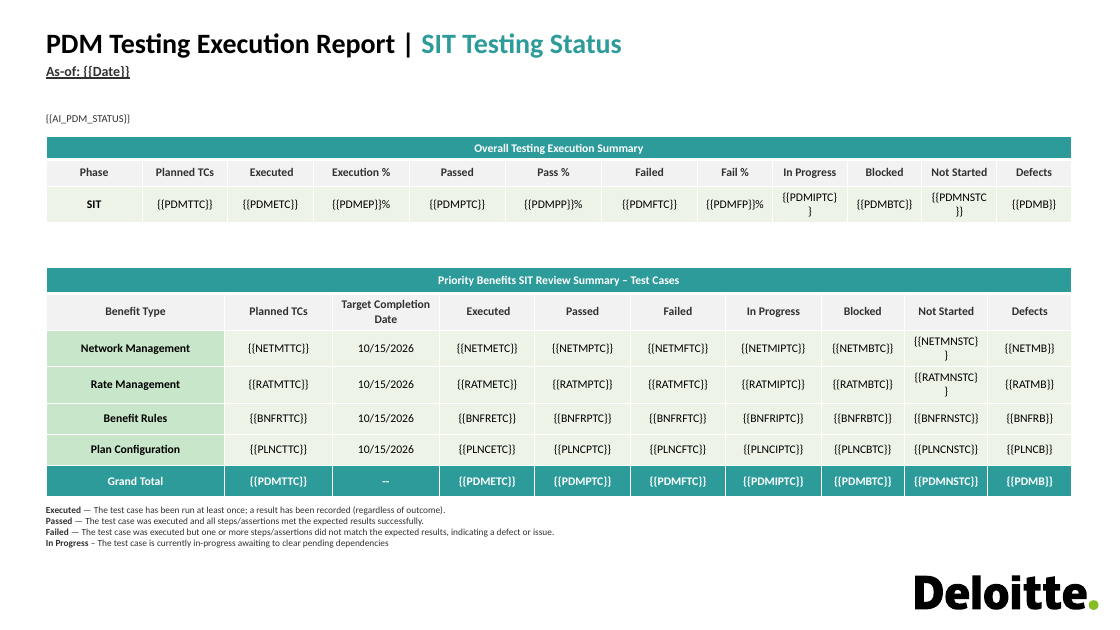
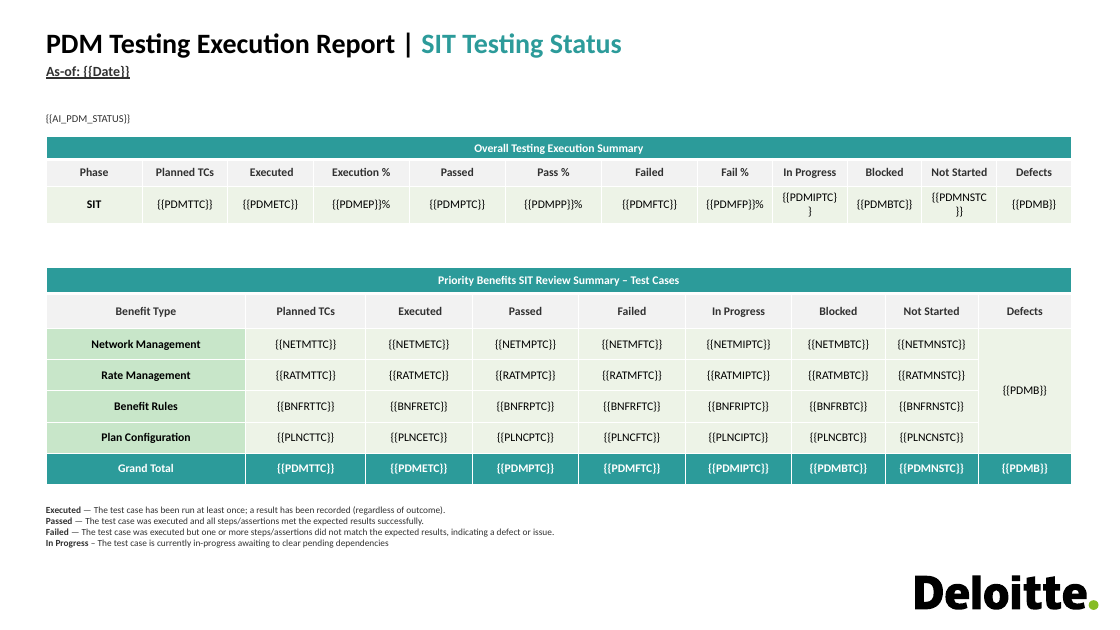
Before and after one commit to sgandhi3/Project-Management-Reporting, a slide deck: slide 3 of temp2.pptx. Drawn at 1120x630 pixels with LibreOffice and Linux fonts; fonts in the diff are those of the drawing. Boxes give left, top, right and bottom in pixels: in the first picture for what was removed or moved away, otherwise in the second. Text is boxed around its words. In the diff, an @@ line names an element or a change of style, - is before the commit and + after.

```diff
--- a/temp2.pptx
+++ b/temp2.pptx
@@ table at (46,268,1073,485) @@
-column 3:  | Target Completion Date | 10/15/2026 | 10/15/2026 | 10/15/2026 | 10/15/2026 | --
-column 10:  | Defects | {{NETMB}} | {{RATMB}} | {{BNFRB}} | {{PLNCB}} | {{PDMB}}
+column 9:  | Defects | {{PDMB}} |  |  |  | {{PDMB}}
```
Also in this commit, not shown: 2 other slides changed.
